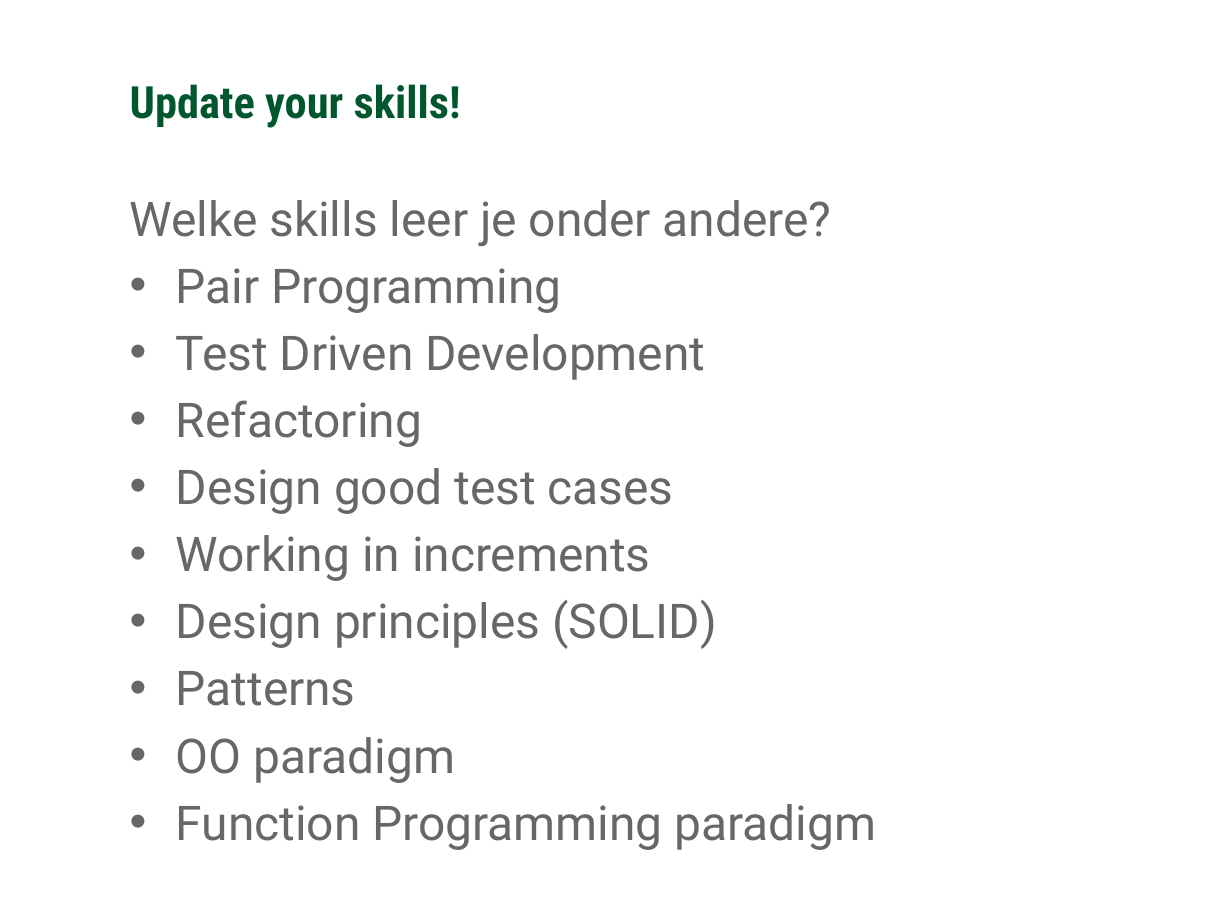
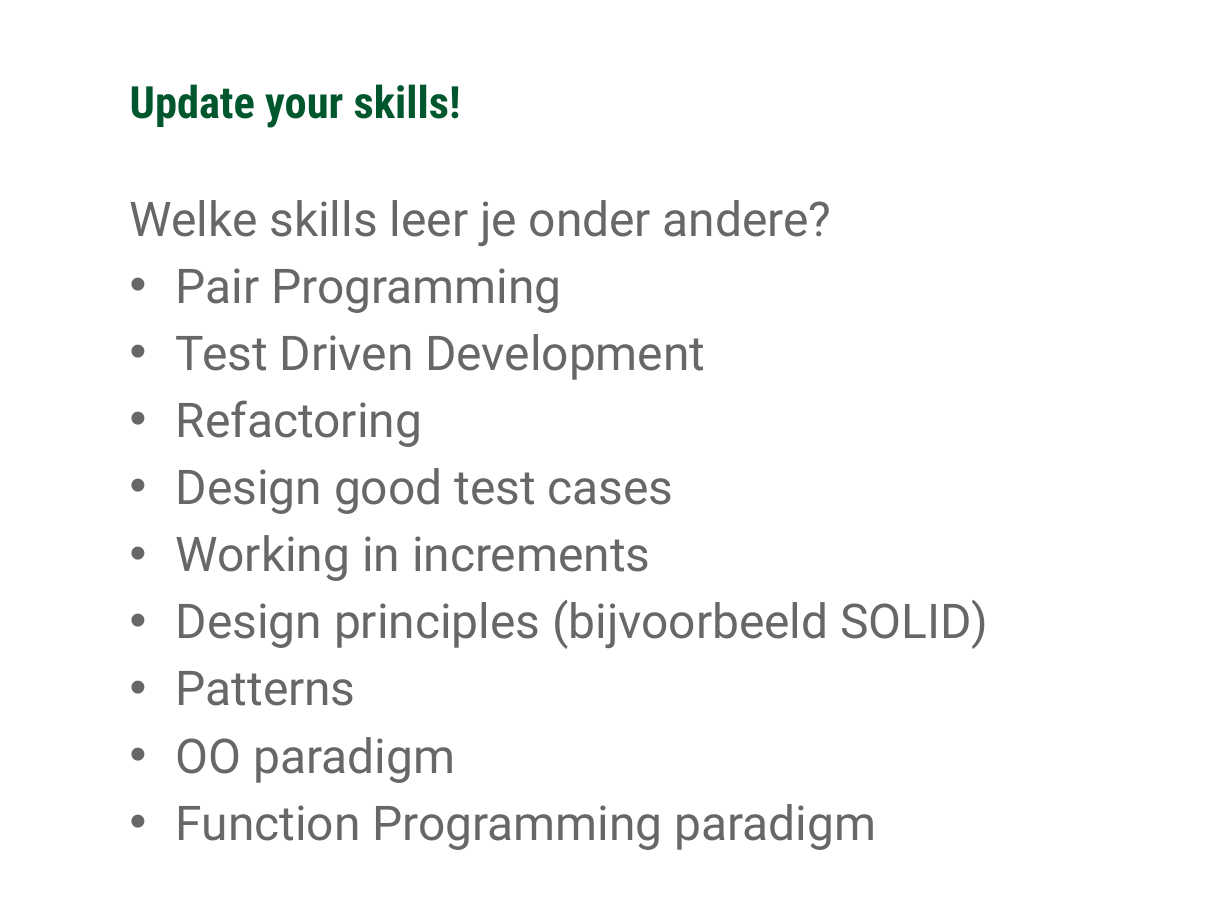
Before and after one commit to Ozindar/GCUnitTestDojo, a slide deck: slide 9 of Algemeen over Dojos/Coding Dojo.pptx. Drawn at 1232x924 pixels with LibreOffice and Linux fonts; fonts in the diff are those of the drawing; background and template pictures are left out. Boxes give left, top, right and bottom in pixels: in the first picture for what was removed or moved away, otherwise in the second. Text is boxed around its words. In the diff, an @@ line names an element or a change of style, - is before the commit and + after.

```diff
--- a/Algemeen over Dojos/Coding Dojo.pptx
+++ b/Algemeen over Dojos/Coding Dojo.pptx
@@ text at (176, 600, 988, 649): text changed @@
-• Design principles (SOLID)
+• Design principles (bijvoorbeeld SOLID)
```
Also in this commit, not shown: 3 other slides changed.
